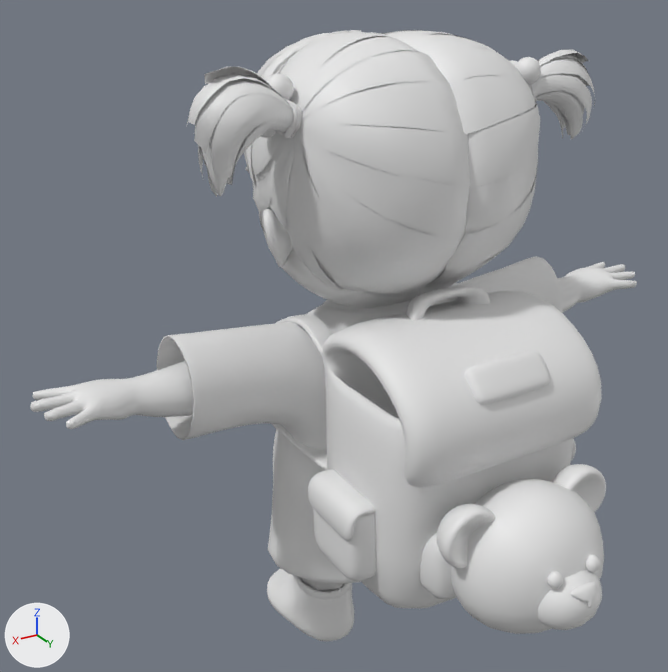
One commit to the FBX model unity_project/BabyNightmare/Assets/Fbxs/Player.fbx: the scene before it, then after it.
Both versions are drawn from a 50 mm lens placed at (2.08, 3.09, 3.12), pointed at (0.29, 0.1, 1.62). Arrows for +X, +Y and +Z are at lower left; the lights stay in place. Where no turn or scale is listed for an object, it has been applied to the vertices.

In view in the first picture: 'Player', 'Player_Backpag'.
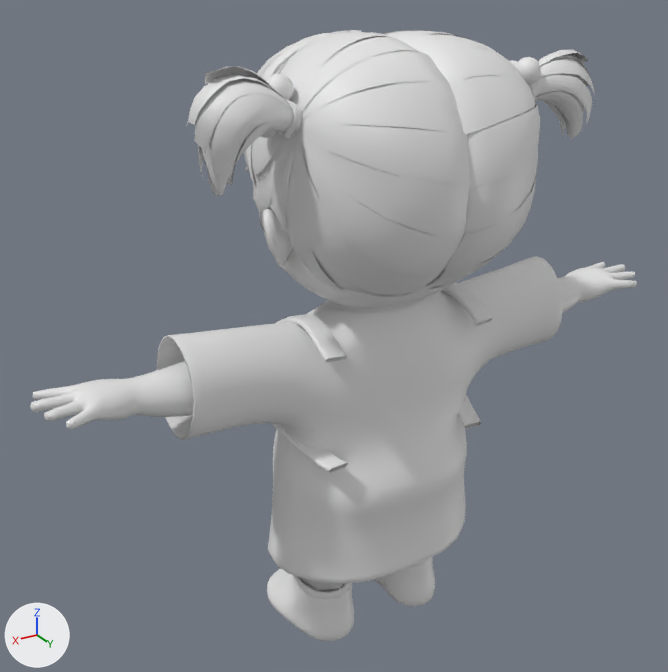
Patch to the scene script:
```diff
--- a/unity_project/BabyNightmare/Assets/Fbxs/Player.fbx.py
+++ b/unity_project/BabyNightmare/Assets/Fbxs/Player.fbx.py
@@ ob_player_backpag @@
-ob_player_backpag = bpy.data.objects.new('Player_Backpag', me_player_backpag)
-ob_player_backpag.location = (0.002, 0.776, 1.272)
```

Where the change shows, as pixel boxes [x1, y1, x2, y2] in the pictures (668 x 672 px):
'Player_Backpag', deleted: before [308, 286, 606, 634]
